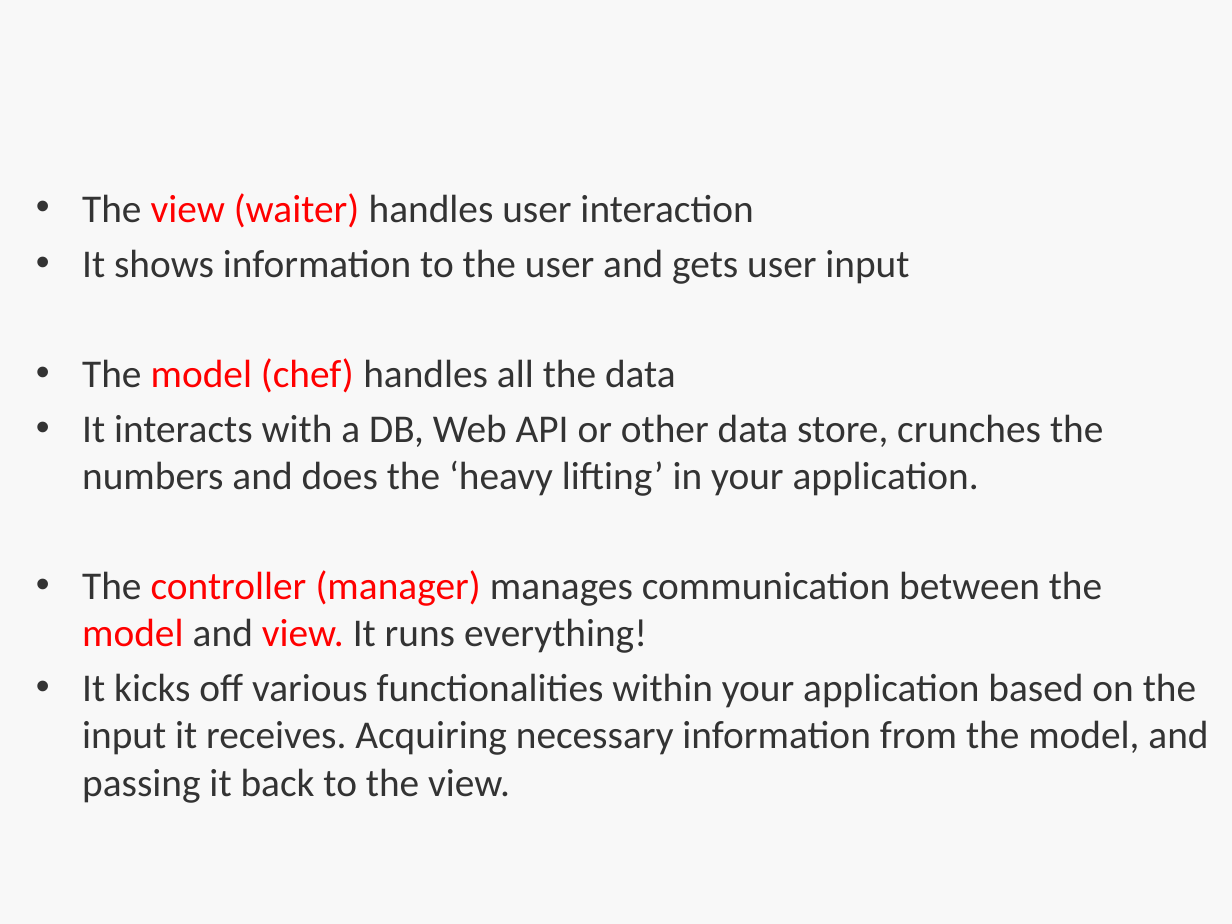
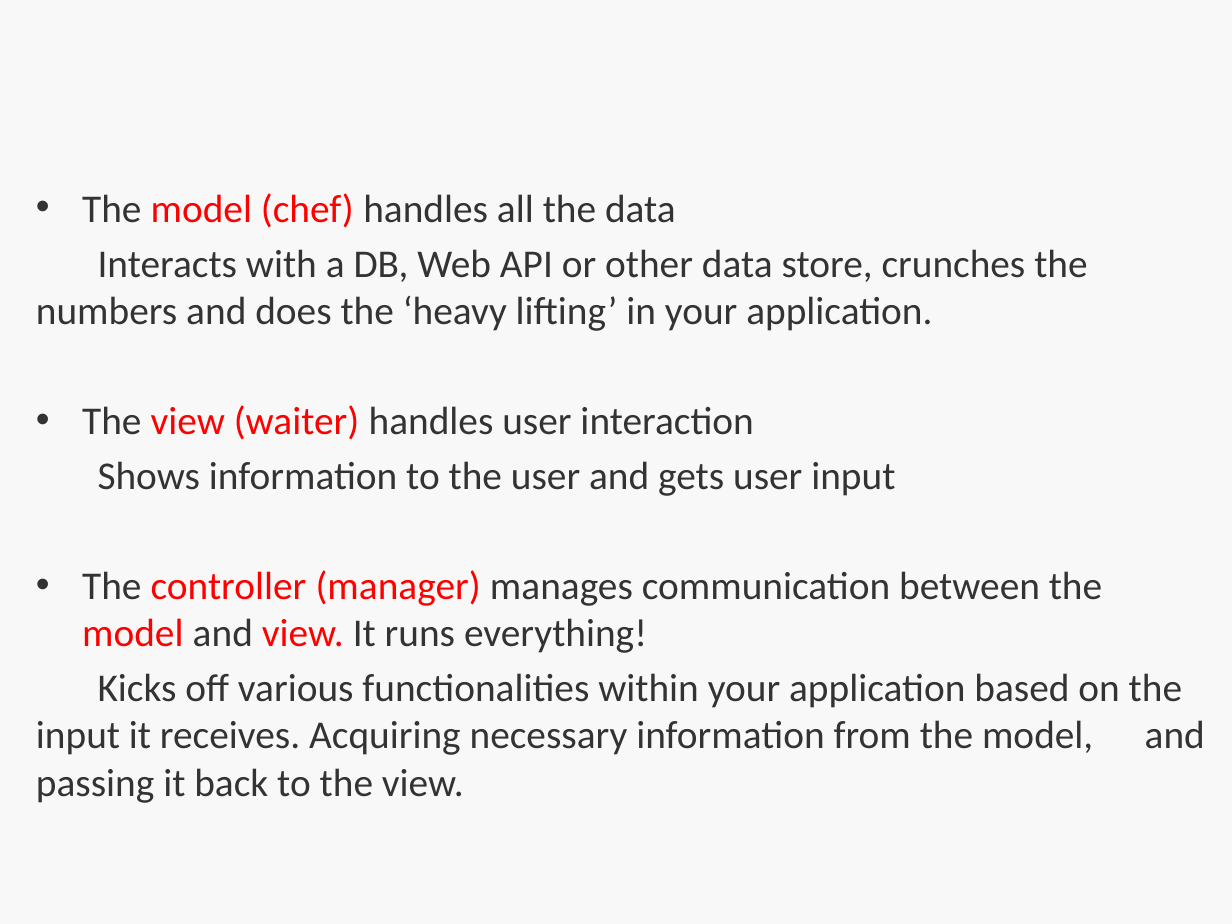
Before and after one commit to bootcoder/lectures, a slide deck: slide 11 of 1phase/mvc-single-res/HT-MVC.pptx. Drawn at 1232x924 pixels with LibreOffice and Linux fonts; fonts in the diff are those of the drawing; background and template pictures are left out. Boxes give left, top, right and bottom in pixels: in the first picture for what was removed or moved away, otherwise in the second. Text is boxed around its words. In the diff, an @@ line names an element or a change of style, - is before the commit and + after.

```diff
--- a/1phase/mvc-single-res/HT-MVC.pptx
+++ b/1phase/mvc-single-res/HT-MVC.pptx
@@ text at bbox=[36, 193, 1087, 331]: paragraphs added @@
+• The model (chef) handles all the data
+Interacts with a DB, Web API or other data store, crunches the numbers and does the ‘heavy lifting’ in your application.
@@ text at bbox=[98, 461, 895, 496]: text changed @@
-• It shows information to the user and gets user input
-• The model (chef) handles all the data
-• It interacts with a DB, Web API or other data store, crunches the numbers and does the ‘heavy lifting’ in your application.
+Shows information to the user and gets user input
@@ text at bbox=[36, 673, 1205, 803]: text changed @@
-• It kicks off various functionalities within your application based on the input it receives. Acquiring necessary information from the model, and passing it back to the view.
+Kicks off various functionalities within your application based on the input it receives. Acquiring necessary information from the model, and passing it back to the view.
```
Also in this commit, not shown: 1 slide added, 1 other file.
